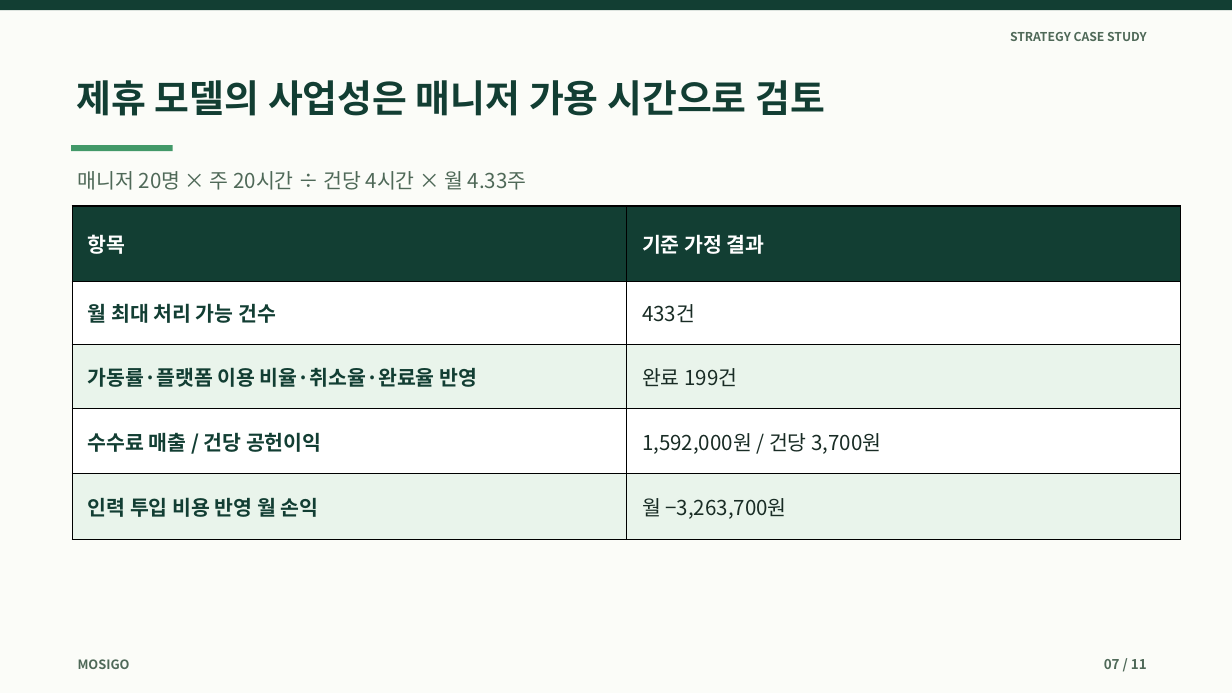
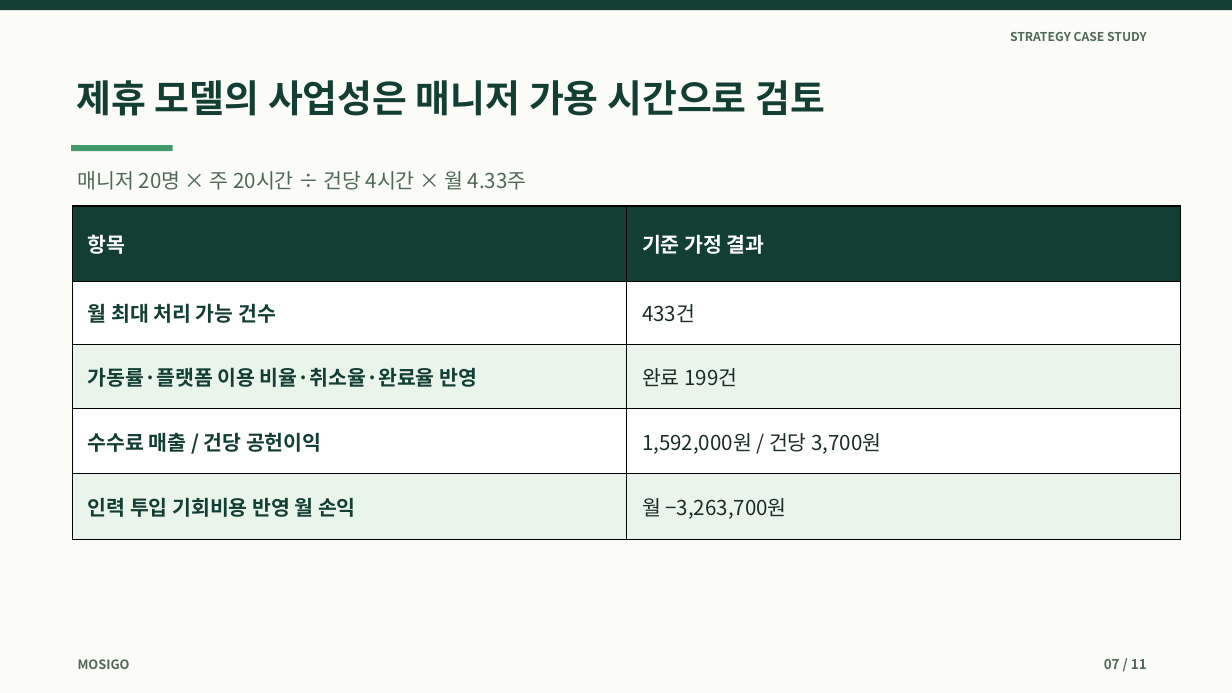
Before and after one commit to dohyunkimmm/mosigo-case-study, a slide deck: slide 7 of downloads/mosigo_report.pptx. Drawn at 1232x693 pixels with LibreOffice and Linux fonts; fonts in the diff are those of the drawing. Boxes give left, top, right and bottom in pixels: in the first picture for what was removed or moved away, otherwise in the second. Text is boxed around its words. In the diff, an @@ line names an element or a change of style, - is before the commit and + after.

```diff
--- a/downloads/mosigo_report.pptx
+++ b/downloads/mosigo_report.pptx
@@ table at (72,206,1181,540) @@
-row 5, column 1: 인력 투입 비용 반영 월 손익
+row 5, column 1: 인력 투입 기회비용 반영 월 손익
```
Also in this commit, not shown: 4 other slides changed, 11 other files.
